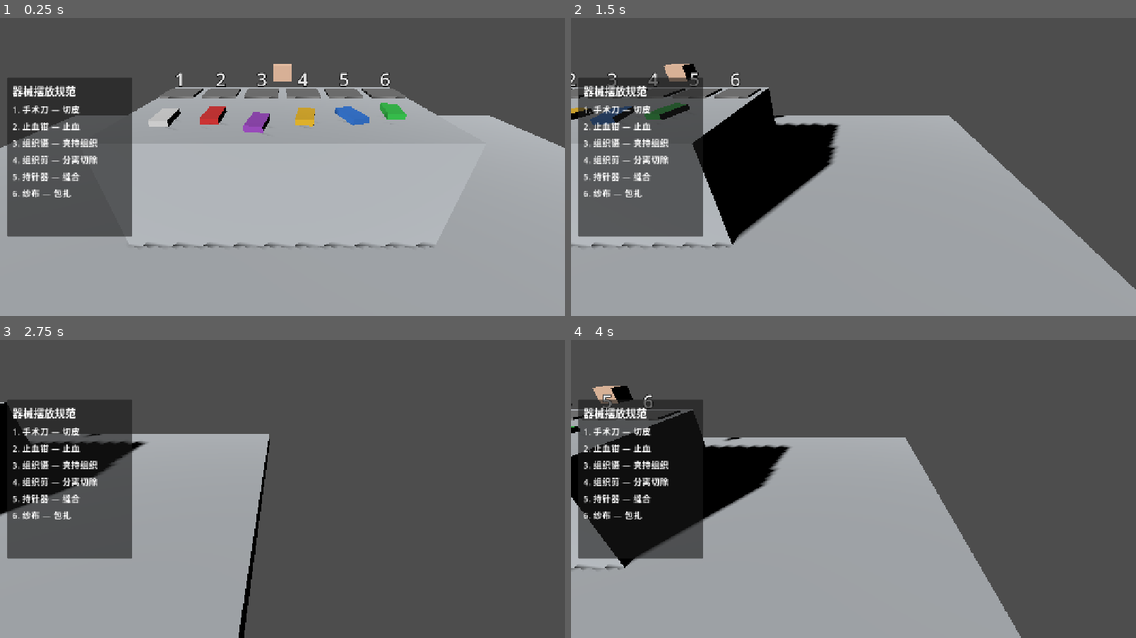
Above: before the commit, frames 1-4 (two rows, left to right).
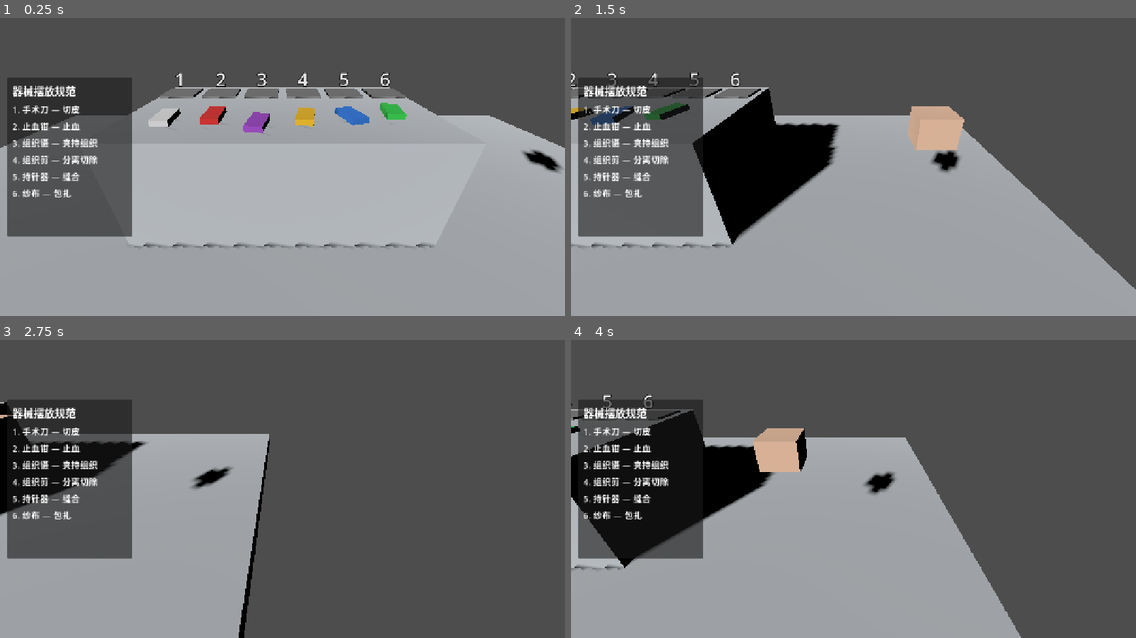
Above: after the commit, the same moments.

Repository: orangegaoyang/scrub-nurse
Game: Godot game, scene res://scenes/main.tscn
Same seed, same stepped clock (60 frames per second), same inputs: the game is played once before the commit and once after it.
Inputs (mouse positions are in pixels of both pictures, inside the frame that each line leads up to):
- Up to frame 1 (0.25 s): no input
- Up to frame 2 (1.5 s): tap Enter at 0.5 s; move the mouse to (977, 140) at 0.52 s; press the mouse at (977, 140) at 0.53 s; hold D (move_right) 0.53-1.25 s; release the mouse at (977, 140) at 1.25 s; drag from (740, 172) to (825, 220) at 1.27 s
- Up to frame 3 (2.75 s): tap Space at 2 s; move the mouse to (339, 408) at 2.02 s; press the mouse at (339, 408) at 2.03 s; hold D (move_right) from 2.03 s (still down)
- Up to frame 4 (4 s): release D (move_right) at 2.75 s; release the mouse at (910, 408) at 2.75 s; drag from (825, 542) to (684, 432) at 2.77 s; tap Enter at 3.5 s; move the mouse to (1023, 527) at 3.52 s; press the mouse at (1023, 527) at 3.53 s; hold A (move_left) from 3.53 s (still down)

The runs differ from the first frame. In frame 1, 0.5% of the frame differs, in the area x 48-100%, y 15-52%; in frame 2, 1.9%; in frame 3, 0.3%; in frame 4, 1.9%, in the area x 3-58%, y 15-52%.

Commit message:
Surgeon hand enters from the right side; delay demand text until re-extend
- Move surgeon to the right side; hand extends/retreats along X (no longer blocks center instruments)
- HUD demand text shows only when hand re-extends for next demand (via demand_changed signal)
- Show 'take back' prompt when hand returns the used instrument (returning_instrument signal)

Diff:
--- a/scenes/surgeon.tscn
+++ b/scenes/surgeon.tscn
@@ -12,11 +12,11 @@
 albedo_color = Color(0.95, 0.78, 0.66, 1)
 
 [node name="Surgeon" type="Node3D"]
-transform = Transform3D(1, 0, 0, 0, 1, 0, 0, 0, 1, 0, 0, -1.4)
+transform = Transform3D(1, 0, 0, 0, 1, 0, 0, 0, 1, 2.3, 0, 0.0)
 script = ExtResource("1_surg")
 
 [node name="HandPivot" type="Node3D" parent="."]
-transform = Transform3D(1, 0, 0, 0, 1, 0, 0, 0, 1, 0, 1.0, -0.4)
+transform = Transform3D(1, 0, 0, 0, 1, 0, 0, 0, 1, 0.3, 1.0, 0)
 
 [node name="HandMesh" type="MeshInstance3D" parent="HandPivot"]
 mesh = SubResource("BoxMesh_hand")
@@ -30,4 +30,4 @@
 shape = SubResource("BoxShape3D_hand")
 
 [node name="HeldAnchor" type="Marker3D" parent="HandPivot"]
-transform = Transform3D(1, 0, 0, 0, 1, 0, 0, 0, 1, 0, 0, 0.15)
+transform = Transform3D(1, 0, 0, 0, 1, 0, 0, 0, 1, -0.15, 0, 0)
--- a/scripts/surgeon_demand.gd
+++ b/scripts/surgeon_demand.gd
@@ -1,21 +1,22 @@
 class_name Surgeon
 extends Node3D
-## Surgeon hand: demand state machine (DEMANDING -> USING -> RETURNING).
+## Surgeon hand: enters from the right side. Demand state machine.
 
 enum State { IDLE, DEMANDING, USING, RETURNING }
 
 signal demand_changed(instrument_id: String)
+signal returning_instrument(instrument_id: String)
 
 var state: int = State.IDLE
 var current_demand_id: String = ""
-var held_instrument: Instrument = null  # instrument held by surgeon
+var held_instrument: Instrument = null
 
 @onready var hand_pivot: Node3D = $HandPivot
 @onready var hand_area: Area3D = $HandPivot/HandArea
 @onready var held_anchor: Node3D = $HandPivot/HeldAnchor
 
-const HAND_EXTENDED_Z: float = 0.8   # toward player (local)
-const HAND_RETRACTED_Z: float = -0.4
+const HAND_EXTENDED_X: float = -0.8   # toward the table/player (left)
+const HAND_RETRACTED_X: float = 0.3   # off to the side
 const USE_DURATION: float = 1.8
 
 var _reject_cooldown: bool = false
@@ -77,6 +78,7 @@
 	if state == State.USING:
 		state = State.RETURNING
 		_extend_hand()
+		returning_instrument.emit(current_demand_id)
 
 
 func take_back() -> void:
@@ -87,9 +89,9 @@
 
 func _extend_hand() -> void:
 	var tw := create_tween()
-	tw.tween_property(hand_pivot, "position:z", HAND_EXTENDED_Z, 0.3)
+	tw.tween_property(hand_pivot, "position:x", HAND_EXTENDED_X, 0.3)
 
 
 func _retract_hand() -> void:
 	var tw := create_tween()
-	tw.tween_property(hand_pivot, "position:z", HAND_RETRACTED_Z, 0.3)
+	tw.tween_property(hand_pivot, "position:x", HAND_RETRACTED_X, 0.3)
--- a/scripts/ui/hud.gd
+++ b/scripts/ui/hud.gd
@@ -1,5 +1,5 @@
 extends Control
-## HUD: shows current demand, score, timer during surgery.
+## HUD: shows current demand (on hand extend), take-back prompt, score, timer.
 
 @onready var demand_label: Label = $Panel/DemandLabel
 @onready var score_label: Label = $Panel/ScoreLabel
@@ -10,6 +10,9 @@
 	visible = false
 	GameState.phase_changed.connect(_on_phase_changed)
 	GameState.score_updated.connect(_update_score)
+	var surgeon: Node = get_node("/root/Main/Surgeon")
+	surgeon.demand_changed.connect(_on_demand_changed)
+	surgeon.returning_instrument.connect(_on_returning)
 	_update_score()
 
 
@@ -21,24 +24,19 @@
 
 func _on_phase_changed(new_phase: int) -> void:
 	visible = (new_phase == GameState.Phase.SURGERY)
-	if new_phase == GameState.Phase.SURGERY:
-		_update_demand()
 
 
-func update_demand() -> void:
-	_update_demand()
-
-
-func _update_demand() -> void:
-	if GameState.current_demand_index >= ProcedureData.demand_sequence.size():
-		demand_label.text = "完成!"
-		return
-	var id: String = ProcedureData.get_demand_at(GameState.current_demand_index)
+func _on_demand_changed(id: String) -> void:
 	var def = ProcedureData.get_instrument(id)
 	if def:
 		demand_label.text = "递送:%s" % def.name_cn
 
 
+func _on_returning(id: String) -> void:
+	var def = ProcedureData.get_instrument(id)
+	if def:
+		demand_label.text = "取回:%s" % def.name_cn
+
+
 func _update_score() -> void:
 	score_label.text = "正确 %d  错误 %d" % [GameState.surgery_correct, GameState.surgery_wrong]
-	_update_demand()
